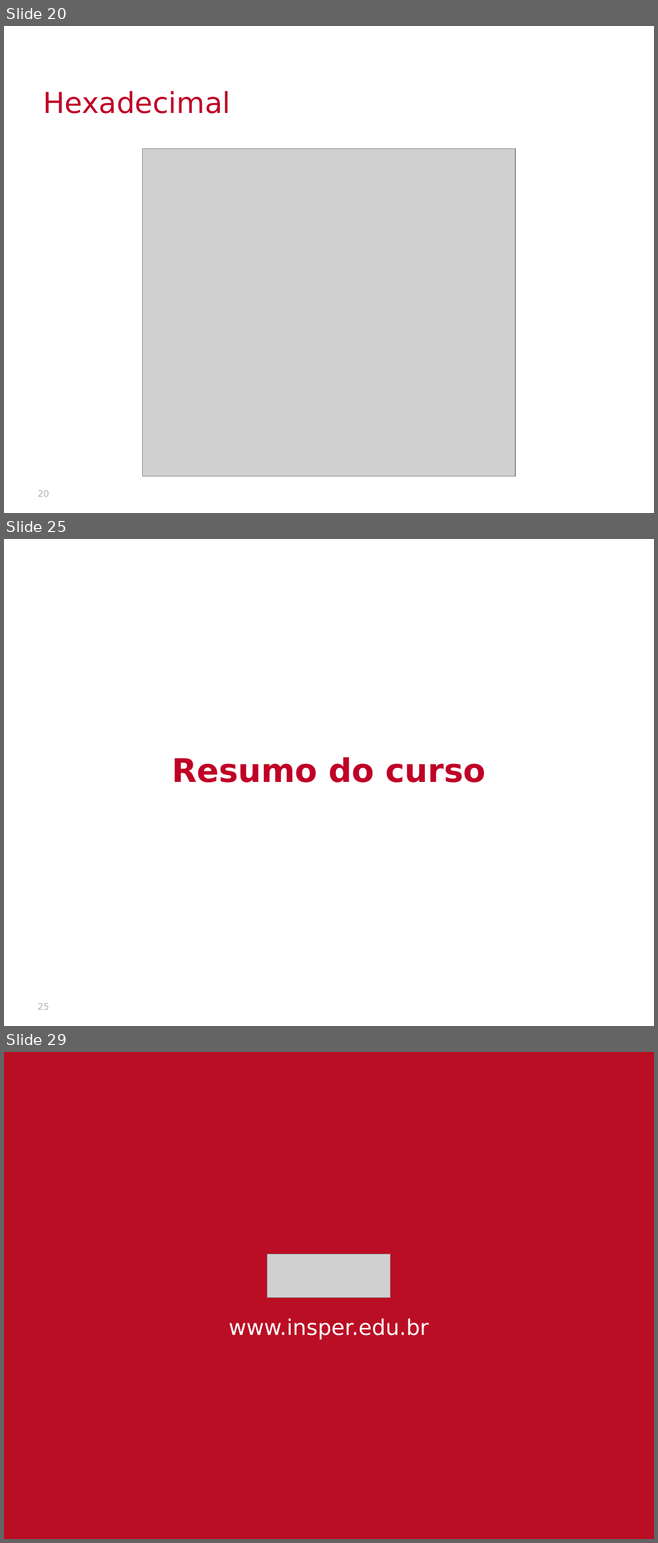
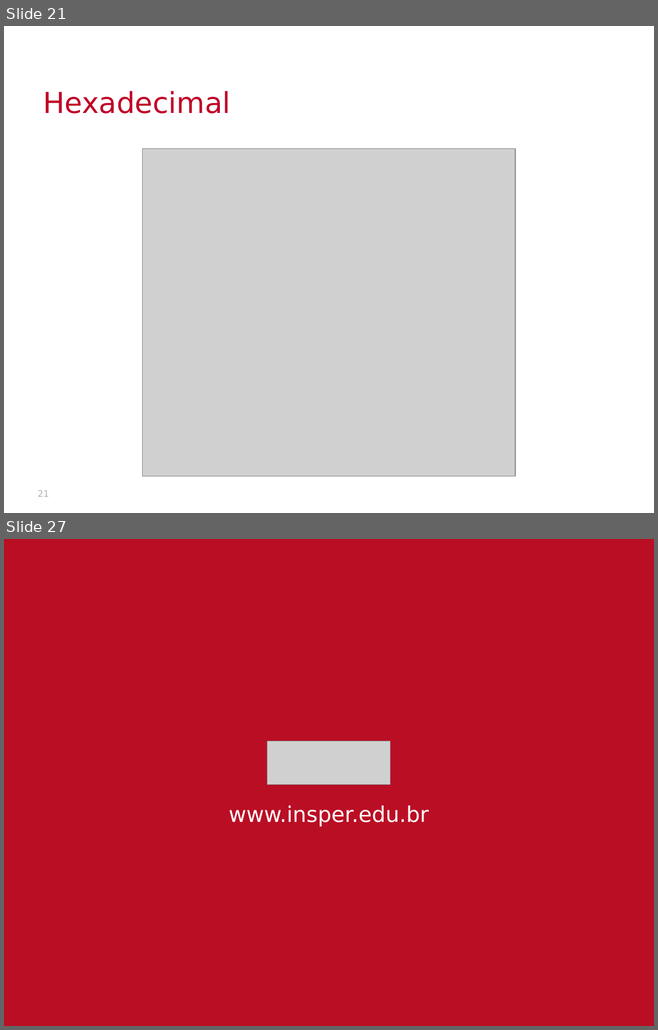
Before and after one commit to victorniubo/SistemasHardwareSoftware, a slide deck: aulas/02-inteiros/slides.pptx. Shown one above the other, each under a label of ours: slides 20, 25 and 29 before the commit, slides 21 and 27 after it; the slides between them are not shown. The pictures are 658x1543 and 658x1030 pixels, drawn with LibreOffice and Linux fonts; fonts in the diff are those of the drawing; grey boxes stand for pictures; background and template pictures are left out. Boxes give left, top, right and bottom in pixels: in the first picture for what was removed or moved away, otherwise in the second. Text is boxed around its words. In the diff, an @@ line names an element or a change of style, - is before the commit and + after.

```diff
--- a/aulas/02-inteiros/slides.pptx
+++ b/aulas/02-inteiros/slides.pptx
@@ slide 25 removed at <box>4,539,654,1026</box>, background picture (left out) @@
@@ text removed at <box>172,757,485,783</box> @@
-Resumo do curso
@@ page number removed at <box>38,1004,49,1010</box> @@
-25
@@ what was slide 20 is now slide 21 @@
@@ page number at <box>38,491,49,497</box>: text changed @@
-20
+21
@@ what was slide 29 is now slide 27 @@
```
Also in this commit, not shown: 6 slides added, 7 other slides removed, 9 other files.
